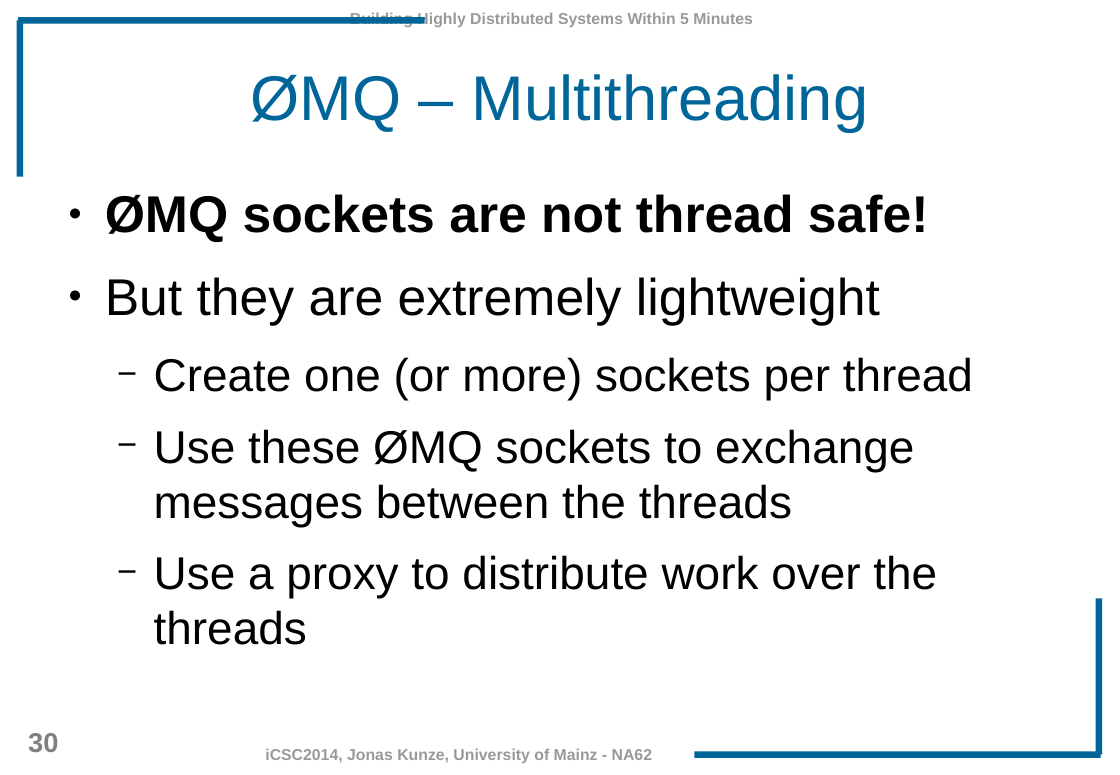
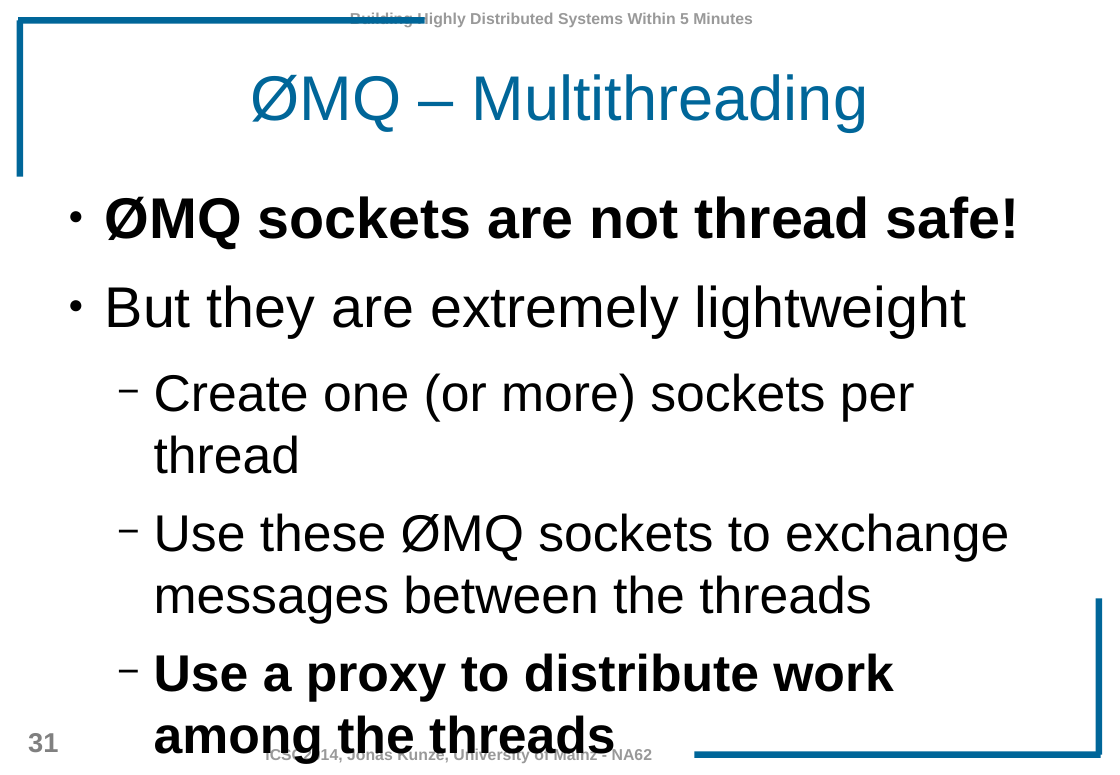
Before and after one commit to JonasKunze/icsc2014, a slide deck: slide 31 of iCSC-2014-Network-Libraries.odp (slide 30 before the commit). Drawn at 1120x775 pixels with LibreOffice and Linux fonts; fonts in the diff are those of the drawing; background and template pictures are left out. Boxes give left, top, right and bottom in pixels: in the first picture for what was removed or moved away, otherwise in the second. Text is boxed around its words. In the diff, an @@ line names an element or a change of style, - is before the commit and + after.

```diff
--- a/iCSC-2014-Network-Libraries.odp
+++ b/iCSC-2014-Network-Libraries.odp
@@ text at <box>105,196,1020,624</box>: size 36 to 40 pt in "ØMQ sockets are not thread safe!", "But they are extremely lightweight"; size 32 to 36 pt in "Create one (or more) sockets per thread", "Use these ØMQ sockets to exchange messages ..." @@
@@ text at <box>154,653,894,702</box>: text changed; size 32 to 36 pt; bold on @@
-  − Use a proxy to distribute work over the threads
+  − Use a proxy to distribute work among the threads
@@ page number at <box>28,733,58,752</box>: text changed @@
-30
+31
```
Also in this commit, not shown: 33 other slides changed, 2 slides added.
